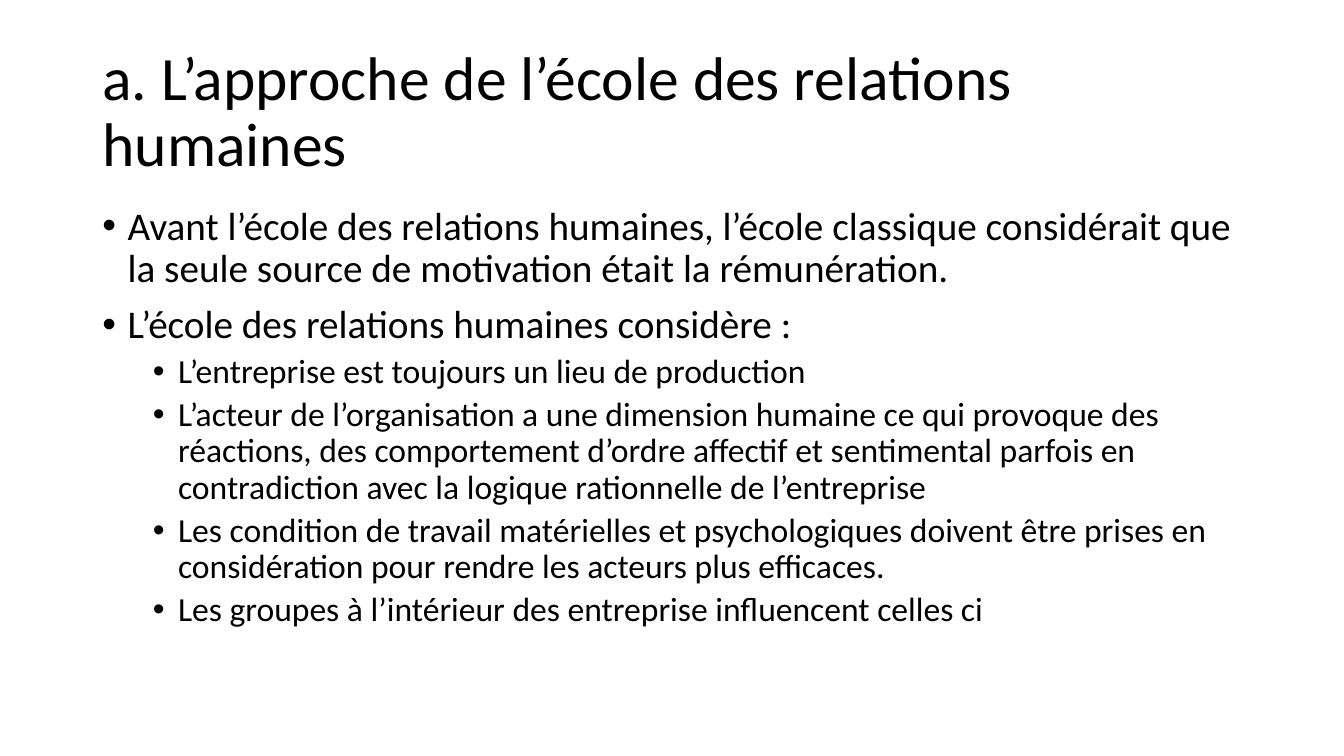
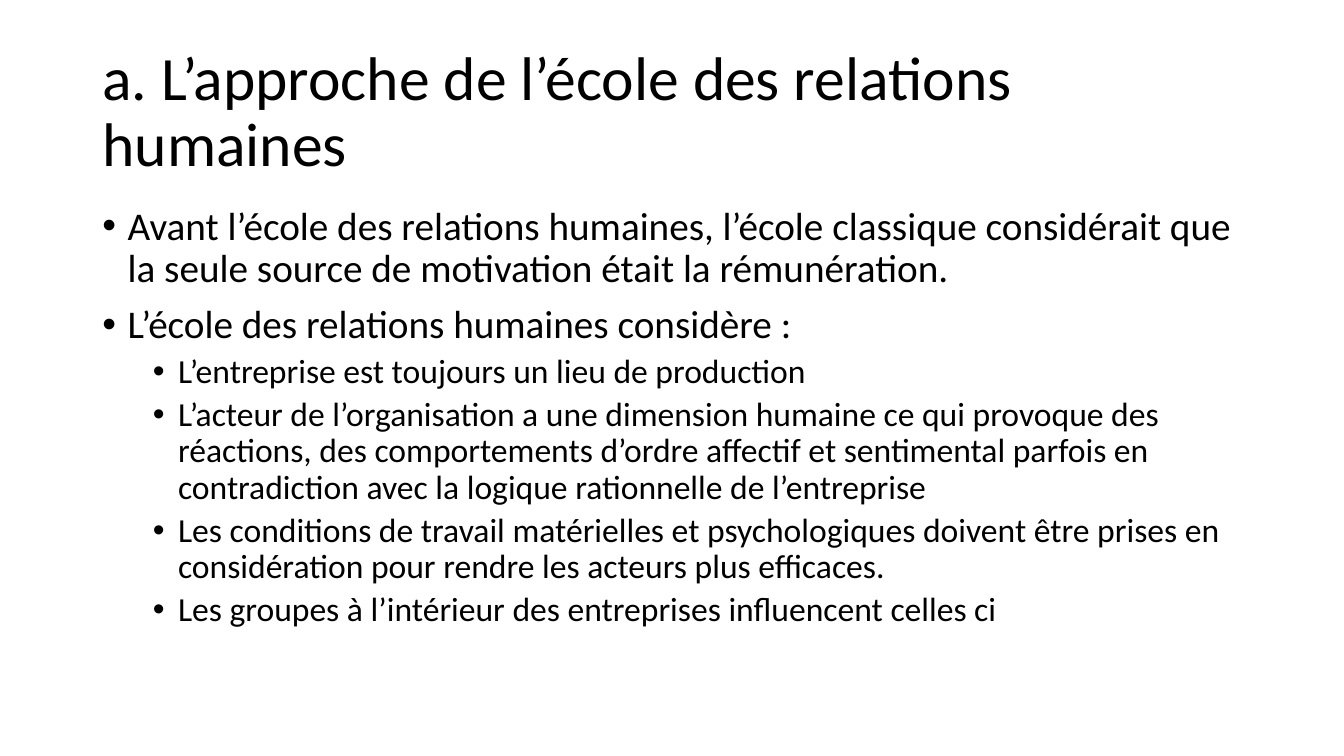
Before and after one commit to MaxMontouro/BUT_Info, a slide deck: slide 24 of Annee2/S3/R3_10_Gestion/CM3.pptx. Drawn at 1344x756 pixels with LibreOffice and Linux fonts; fonts in the diff are those of the drawing. Boxes give left, top, right and bottom in pixels: in the first picture for what was removed or moved away, otherwise in the second. Text is boxed around its words. In the diff, an @@ line names an element or a change of style, - is before the commit and + after.

```diff
--- a/Annee2/S3/R3_10_Gestion/CM3.pptx
+++ b/Annee2/S3/R3_10_Gestion/CM3.pptx
@@ text at (178, 402, 1219, 627): text changed @@
-  • L’acteur de l’organisation a une dimension humaine ce qui provoque des réactions, des comportement d’ordre affectif et sentimental parfois en contradiction avec la logique rationnelle de l’entreprise
-  • Les condition de travail matérielles et psychologiques doivent être prises en considération pour rendre les acteurs plus efficaces.
-  • Les groupes à l’intérieur des entreprise influencent celles ci
+  • L’acteur de l’organisation a une dimension humaine ce qui provoque des réactions, des comportements d’ordre affectif et sentimental parfois en contradiction avec la logique rationnelle de l’entreprise
+  • Les conditions de travail matérielles et psychologiques doivent être prises en considération pour rendre les acteurs plus efficaces.
+  • Les groupes à l’intérieur des entreprises influencent celles ci
```
Also in this commit, not shown: 3 other slides changed, 16 other files.
